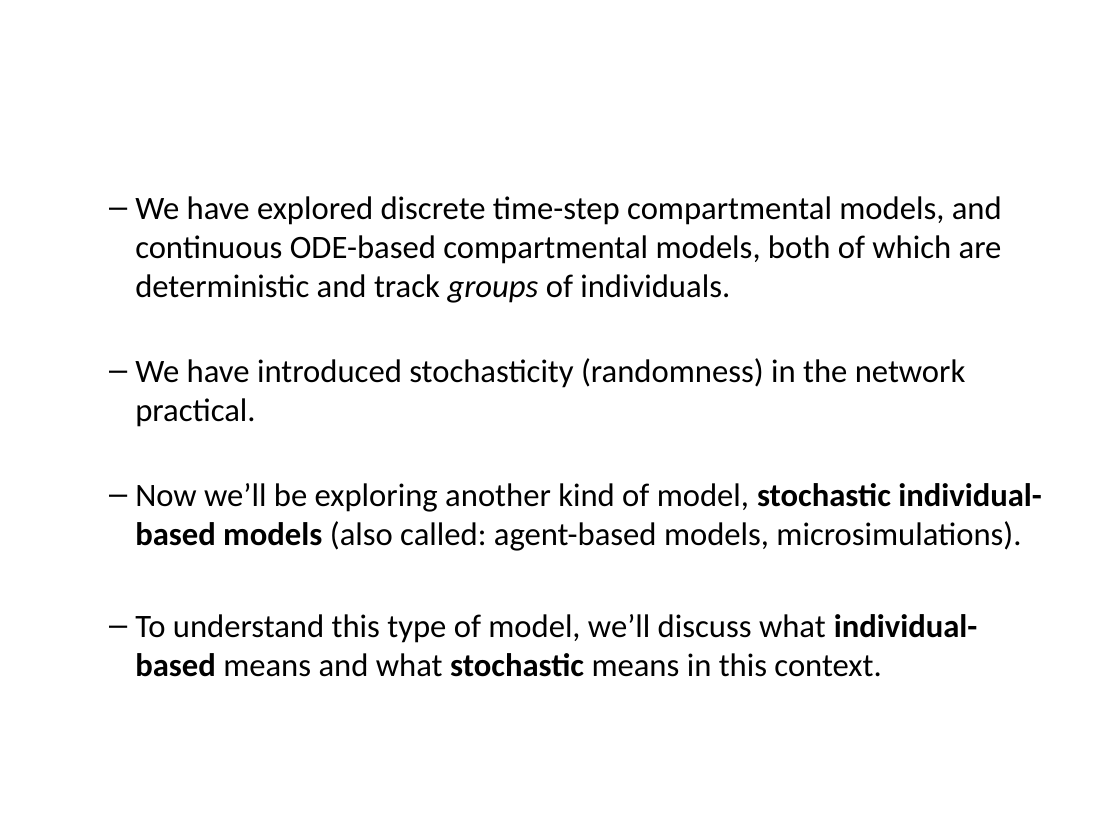
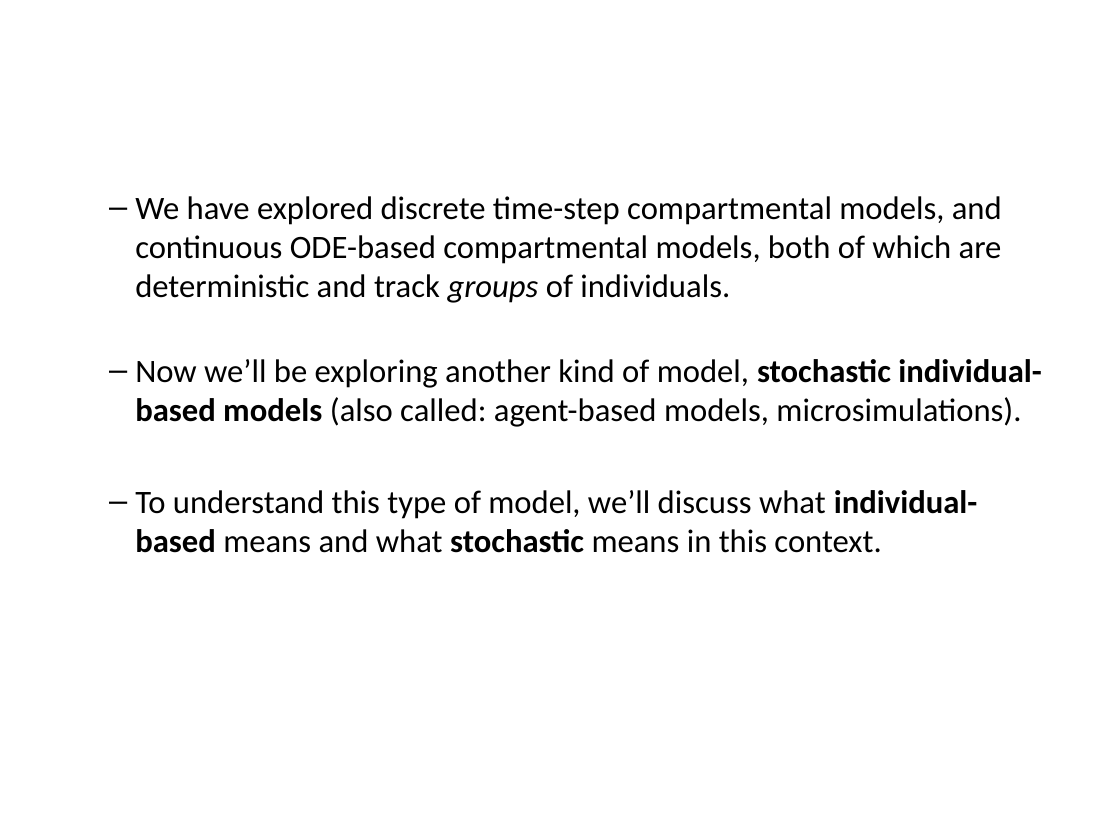
Before and after one commit to cmmid/mtm, a slide deck: slide 3 of slides/Lecture_08_StochasticIBM.pptx. Drawn at 1120x840 pixels with LibreOffice and Linux fonts; fonts in the diff are those of the drawing; background and template pictures are left out. Boxes give left, top, right and bottom in pixels: in the first picture for what was removed or moved away, otherwise in the second. Text is boxed around its words. In the diff, an @@ line names an element or a change of style, - is before the commit and + after.

```diff
--- a/slides/Lecture_08_StochasticIBM.pptx
+++ b/slides/Lecture_08_StochasticIBM.pptx
@@ text at (x1=135, y1=358, x2=966, y2=427): paragraph removed @@
-  – We have introduced stochasticity (randomness) in the network practical.
```
Also in this commit, not shown: 5 other slides changed, 1 slide added, 34 other files.
